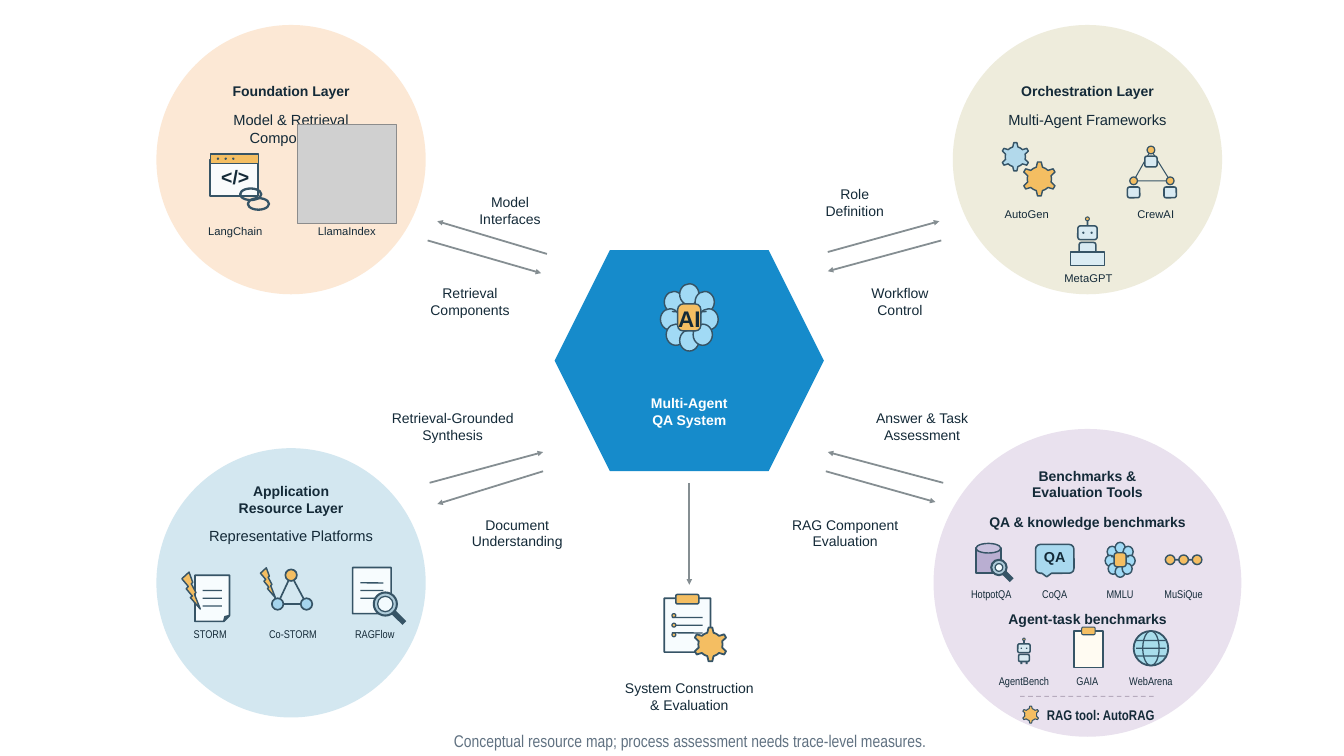
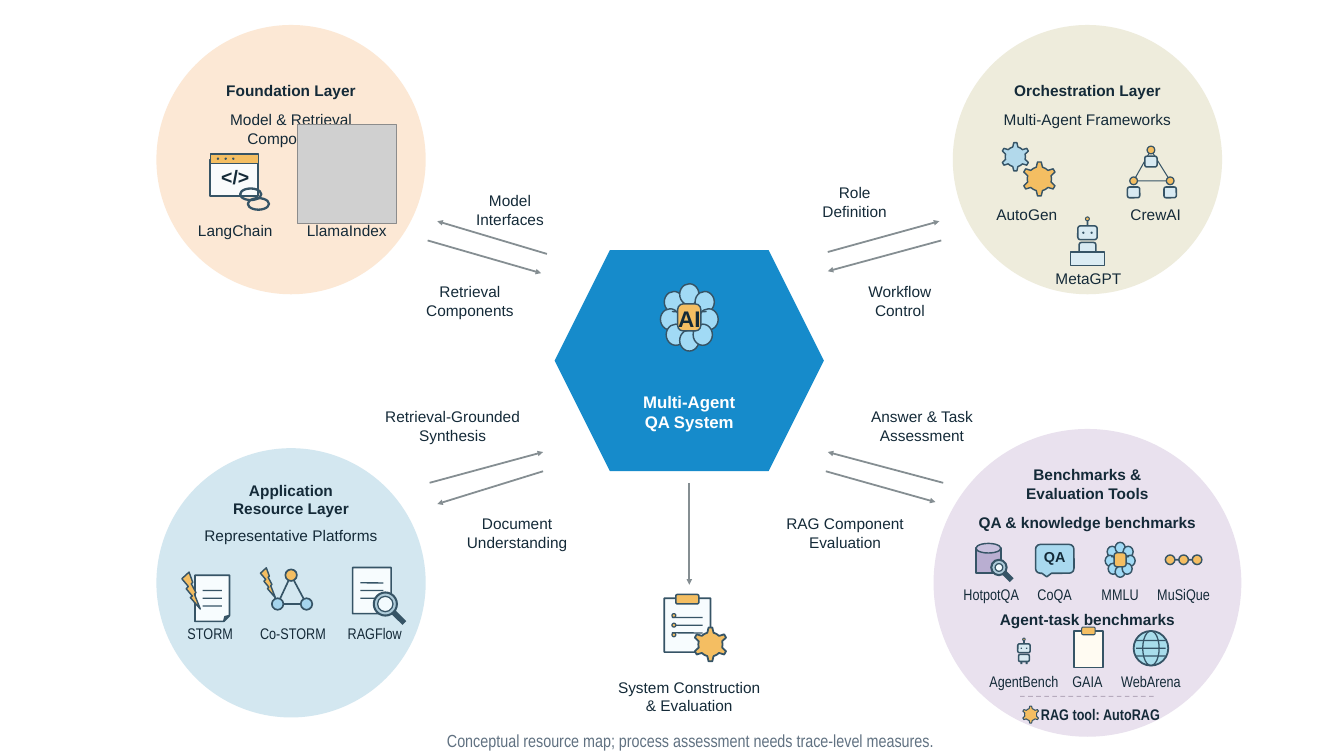
Before and after one commit to gouyu2003/multi-agent-latex-ESWA-, a slide deck: slide 1 of output/figure5_editable/20261013-163435-Figure5_resource_map/final/Figure5_resource_map_edited.pptx. Drawn at 1344x756 pixels with LibreOffice and Linux fonts; fonts in the diff are those of the drawing; grey boxes stand for pictures. Boxes give left, top, right and bottom in pixels: in the first picture for what was removed or moved away, otherwise in the second. Text is boxed around its words. In the diff, an @@ line names an element or a change of style, - is before the commit and + after.

```diff
--- a/output/figure5_editable/20261013-163435-Figure5_resource_map/final/Figure5_resource_map_edited.pptx
+++ b/output/figure5_editable/20261013-163435-Figure5_resource_map/final/Figure5_resource_map_edited.pptx
@@ text "Multi-Agent" at bbox=[643, 396, 735, 432]: size 10 to 12 pt @@
@@ size 10.5 to 11 pt in 3 elements at bbox=[230, 113, 352, 147], bbox=[1004, 114, 1171, 128], bbox=[204, 530, 377, 544] @@
@@ size 10 to 11 pt in 16 elements at bbox=[226, 85, 355, 99], bbox=[476, 195, 544, 225], bbox=[426, 286, 513, 319], bbox=[1014, 85, 1160, 99], bbox=[822, 187, 886, 217], bbox=[868, 286, 931, 316], bbox=[233, 485, 349, 517], bbox=[385, 411, 520, 444], bbox=[467, 518, 567, 551], bbox=[1026, 469, 1148, 499], bbox=[979, 517, 1196, 531], bbox=[1000, 614, 1175, 629], bbox=[1041, 709, 1160, 720], bbox=[871, 411, 973, 441], bbox=[786, 518, 904, 548], bbox=[618, 682, 761, 711] @@
@@ size 8 to 11 pt in 15 elements at bbox=[198, 225, 273, 239], bbox=[307, 225, 387, 236], bbox=[996, 209, 1057, 220], bbox=[1130, 209, 1181, 220], bbox=[1055, 273, 1121, 284], bbox=[187, 628, 232, 639], bbox=[260, 628, 326, 639], bbox=[348, 628, 402, 639], bbox=[963, 589, 1019, 603], bbox=[1037, 589, 1071, 603], bbox=[1101, 589, 1138, 600], bbox=[1157, 589, 1210, 603], bbox=[989, 676, 1058, 690], bbox=[1072, 676, 1102, 687], bbox=[1121, 676, 1181, 687] @@
@@ text "Conceptual resource map; process assessment ..." at bbox=[447, 734, 934, 751]: size 12.1 to 12.5 pt @@
```
Also in this commit, not shown: 5 other files.
